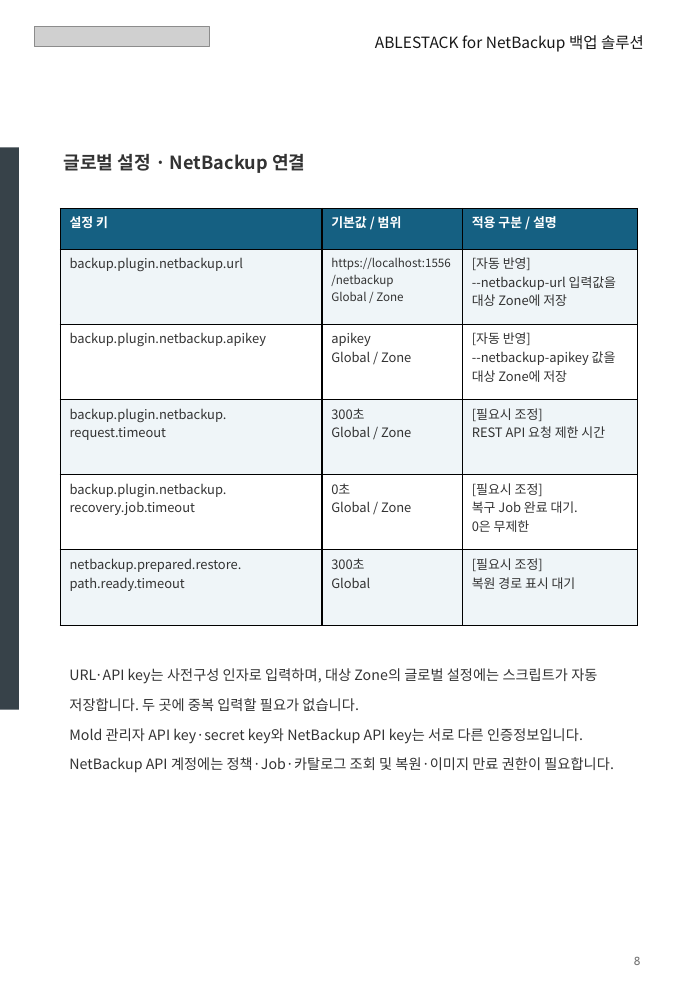
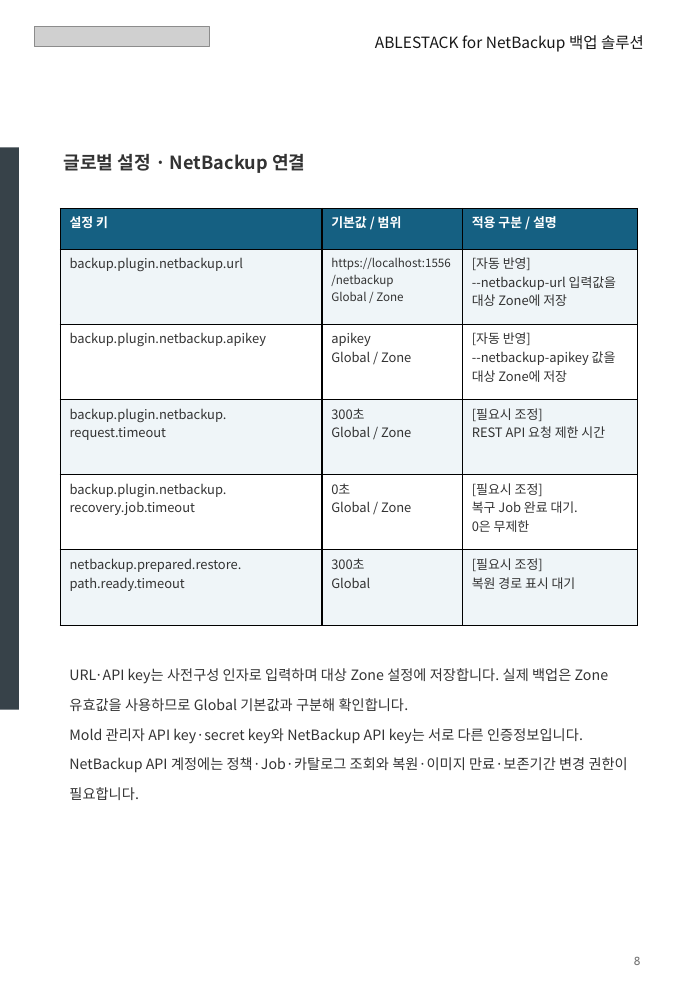
Before and after one commit to Dajeong-Park/ablestack-cloud, a slide deck: slide 8 of outputs/ABLESTACK_NetBackup_Europa_Update_Reviewed.pptx. Drawn at 698x1008 pixels with LibreOffice and Linux fonts; fonts in the diff are those of the drawing; grey boxes stand for pictures. Boxes give left, top, right and bottom in pixels: in the first picture for what was removed or moved away, otherwise in the second. Text is boxed around its words. In the diff, an @@ line names an element or a change of style, - is before the commit and + after.

```diff
--- a/outputs/ABLESTACK_NetBackup_Europa_Update_Reviewed.pptx
+++ b/outputs/ABLESTACK_NetBackup_Europa_Update_Reviewed.pptx
@@ text at (69, 668, 608, 711): text changed @@
-URL·API key는 사전구성 인자로 입력하며, 대상 Zone의 글로벌 설정에는 스크립트가 자동 저장합니다. 두 곳에 중복 입력할 필요가 없습니다.
+URL·API key는 사전구성 인자로 입력하며 대상 Zone 설정에 저장합니다. 실제 백업은 Zone 유효값을 사용하므로 Global 기본값과 구분해 확인합니다.
@@ text at (69, 757, 628, 800): text changed @@
-NetBackup API 계정에는 정책·Job·카탈로그 조회 및 복원·이미지 만료 권한이 필요합니다.
+NetBackup API 계정에는 정책·Job·카탈로그 조회와 복원·이미지 만료·보존기간 변경 권한이 필요합니다.
```
Also in this commit, not shown: 32 other slides changed, 48 other files.
